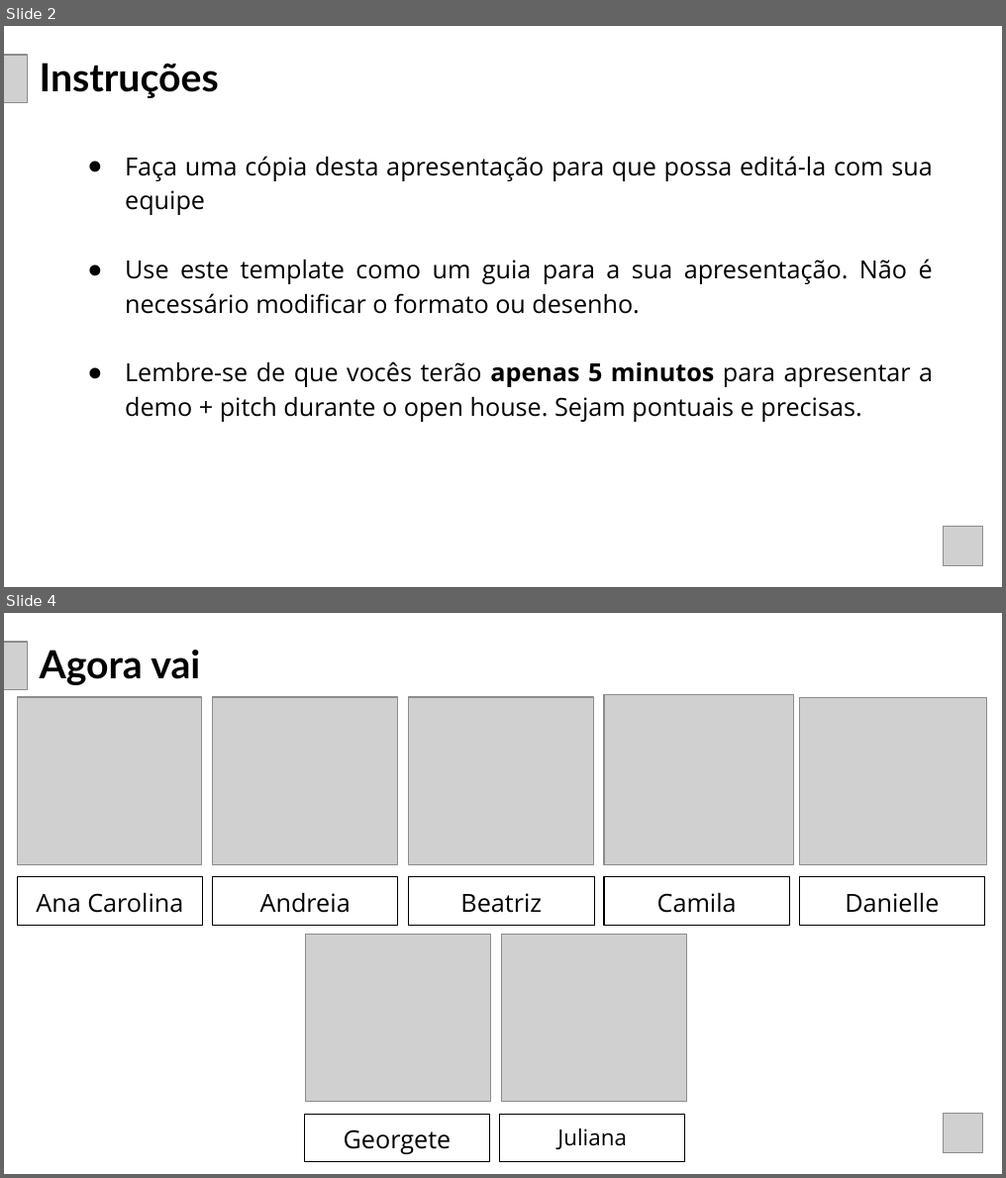
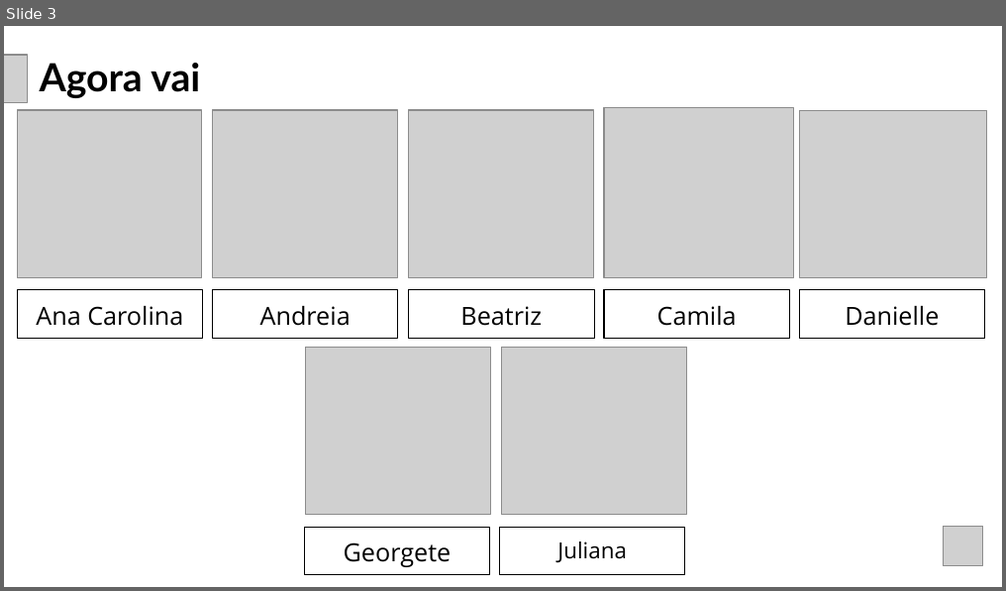
Before and after one commit to CamilaBueno/hackaton-1, a slide deck: Sprint 3 - Hackaton.pptx. Shown one above the other, each under a label of ours: slides 2 and 4 before the commit, slide 3 after it; the slides between them are not shown. The pictures are 1006x1178 and 1006x591 pixels, drawn with LibreOffice and Linux fonts; fonts in the diff are those of the drawing; grey boxes stand for pictures. Boxes give left, top, right and bottom in pixels: in the first picture for what was removed or moved away, otherwise in the second. Text is boxed around its words. In the diff, an @@ line names an element or a change of style, - is before the commit and + after.

```diff
--- a/Sprint 3 - Hackaton.pptx
+++ b/Sprint 3 - Hackaton.pptx
@@ slide 2 removed at (x1=4, y1=26, x2=1002, y2=587), background #FFFFFF @@
@@ picture removed at (x1=4, y1=55, x2=27, y2=103) @@
@@ text removed at (x1=40, y1=63, x2=219, y2=98) @@
-Instruções
@@ text removed at (x1=125, y1=156, x2=933, y2=422) @@
-● Faça uma cópia desta apresentação para que possa editá-la com sua equipe
-● Use este template como um guia para a sua apresentação. Não é necessário modificar o formato ou desenho.
-● Lembre-se de que vocês terão apenas 5 minutos para apresentar a demo + pitch durante o open house. Sejam pontuais e precisas.
@@ picture removed at (x1=944, y1=526, x2=983, y2=566) @@
@@ what was slide 4 is now slide 3 @@
```
Also in this commit, not shown: 5 slides changed, 1 slide added, 3 other files.
